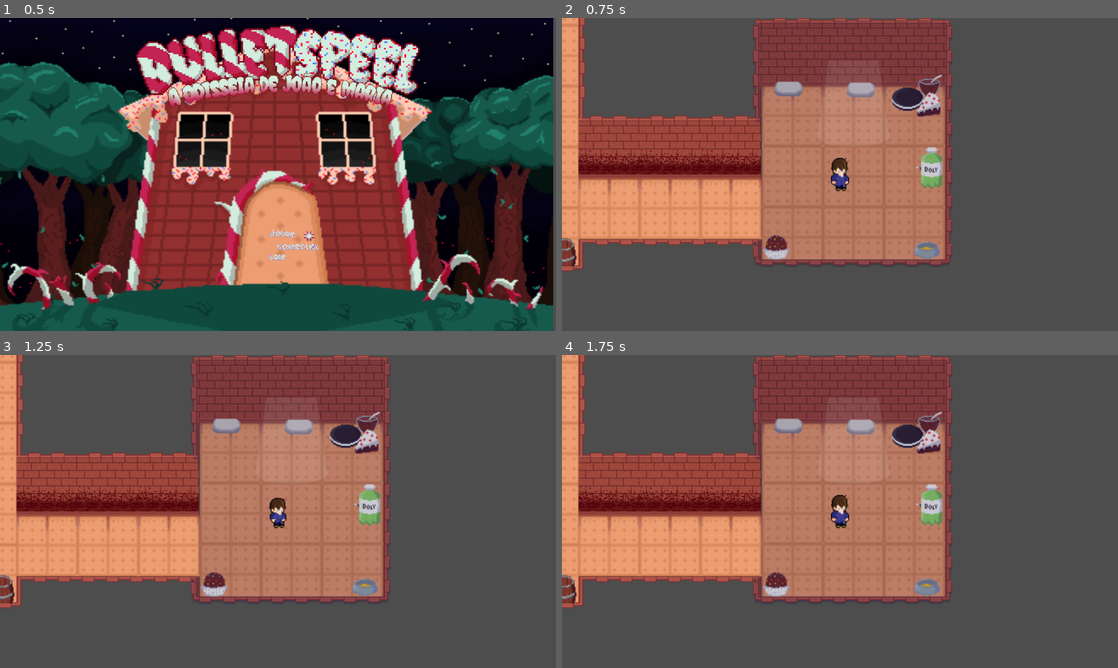
Above: before the commit, frames 1-4 (two rows, left to right).
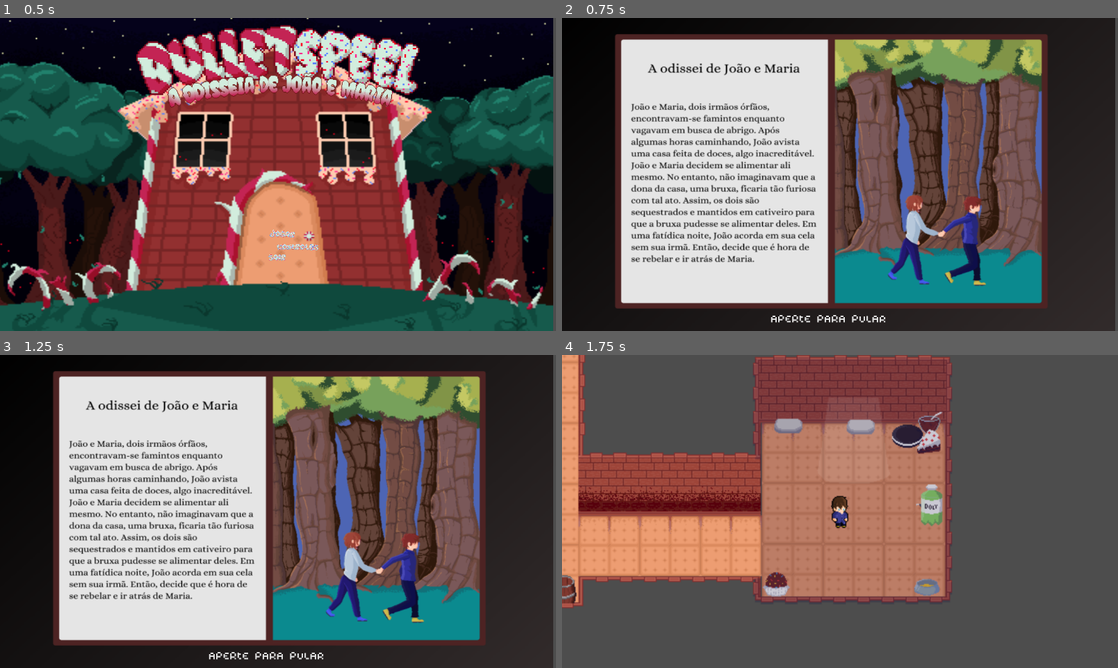
Above: after the commit, the same moments.

Repository: mtab-dev/bulletspeel
Game: Godot game, scene res://scenes/levels/main_menu.tscn
Two runs of this game, one before a commit and one after it. Both use one fixed random seed, a clock stepped at 60 frames per second and the inputs below.
Inputs (mouse positions are in pixels of both pictures, inside the frame that each line leads up to):
- Up to frame 1 (0.5 s): no input
- Up to frame 2 (0.75 s): click (862, 233) at 0.5 s
- Up to frame 3 (1.25 s): no input
- Up to frame 4 (1.75 s): click (828, 655) at 1.27 s

Frame 1 is identical in both runs. In frame 2, 97% of the frame differs, in the area x 0-100%, y 0-100%; in frame 3, 97%; in frame 4, 0.1%.

Commit message:
feat: add introduction scene

Diff:
--- a/project.godot
+++ b/project.godot
@@ -12,7 +12,7 @@
 
 config/name="Bulletspeel"
 run/main_scene="res://scenes/levels/main_menu.tscn"
-config/features=PackedStringArray("4.2", "Mobile")
+config/features=PackedStringArray("4.1", "Mobile")
 config/icon="res://icon.svg"
 
 [display]
--- /dev/null
+++ b/scenes/ui/introduction.gd
@@ -0,0 +1,15 @@
+extends Control
+
+
+# Called when the node enters the scene tree for the first time.
+func _ready():
+	pass # Replace with function body.
+
+
+# Called every frame. 'delta' is the elapsed time since the previous frame.
+func _process(delta):
+	pass
+
+
+func _on_button_pressed():
+	get_tree().change_scene_to_file("res://scenes/levels/level_one.tscn")
--- /dev/null
+++ b/scenes/ui/introduction.tscn
@@ -0,0 +1,38 @@
+[gd_scene load_steps=7 format=3 uid="uid://cavnnfmcbe28y"]
+
+[ext_resource type="Script" path="res://scenes/ui/introduction.gd" id="1_3lfde"]
+[ext_resource type="Texture2D" uid="uid://lefgd2k08sw4" path="res://sprites/ui/cutscenes/intro.webp" id="1_5ypy1"]
+[ext_resource type="Texture2D" uid="uid://kyk1bf27t31r" path="res://sprites/ui/menu/press.webp" id="2_ss6yq"]
+
+[sub_resource type="StyleBoxEmpty" id="StyleBoxEmpty_rj146"]
+
+[sub_resource type="StyleBoxEmpty" id="StyleBoxEmpty_p71ld"]
+
+[sub_resource type="StyleBoxEmpty" id="StyleBoxEmpty_qd0ug"]
+
+[node name="introduction" type="Control"]
+layout_mode = 3
+anchors_preset = 15
+anchor_right = 1.0
+anchor_bottom = 1.0
+grow_horizontal = 2
+grow_vertical = 2
+script = ExtResource("1_3lfde")
+
+[node name="Sprite2D" type="Sprite2D" parent="."]
+position = Vector2(571.5, 317.5)
+scale = Vector2(1.39273, 1.275)
+texture = ExtResource("1_5ypy1")
+
+[node name="Button" type="Button" parent="."]
+layout_mode = 0
+offset_left = 433.0
+offset_top = 611.0
+offset_right = 678.0
+offset_bottom = 634.0
+theme_override_styles/normal = SubResource("StyleBoxEmpty_rj146")
+theme_override_styles/hover = SubResource("StyleBoxEmpty_p71ld")
+theme_override_styles/pressed = SubResource("StyleBoxEmpty_qd0ug")
+icon = ExtResource("2_ss6yq")
+
+[connection signal="pressed" from="Button" to="." method="_on_button_pressed"]
--- a/scripts/ui/main_menu.gd
+++ b/scripts/ui/main_menu.gd
@@ -11,7 +11,7 @@
 	pass
 
 func _on_play_pressed():
-	get_tree().change_scene_to_file("res://scenes/levels/level_one.tscn")
+	get_tree().change_scene_to_file("res://scenes/ui/introduction.tscn")
 
 
 func _on_sair_pressed():
Binary file added: sprites/ui/cutscenes/intro.webp
Not shown, added: sprites/ui/cutscenes/intro.webp.import
Binary file added: sprites/ui/menu/press.webp
Not shown, added: sprites/ui/menu/press.webp.import
